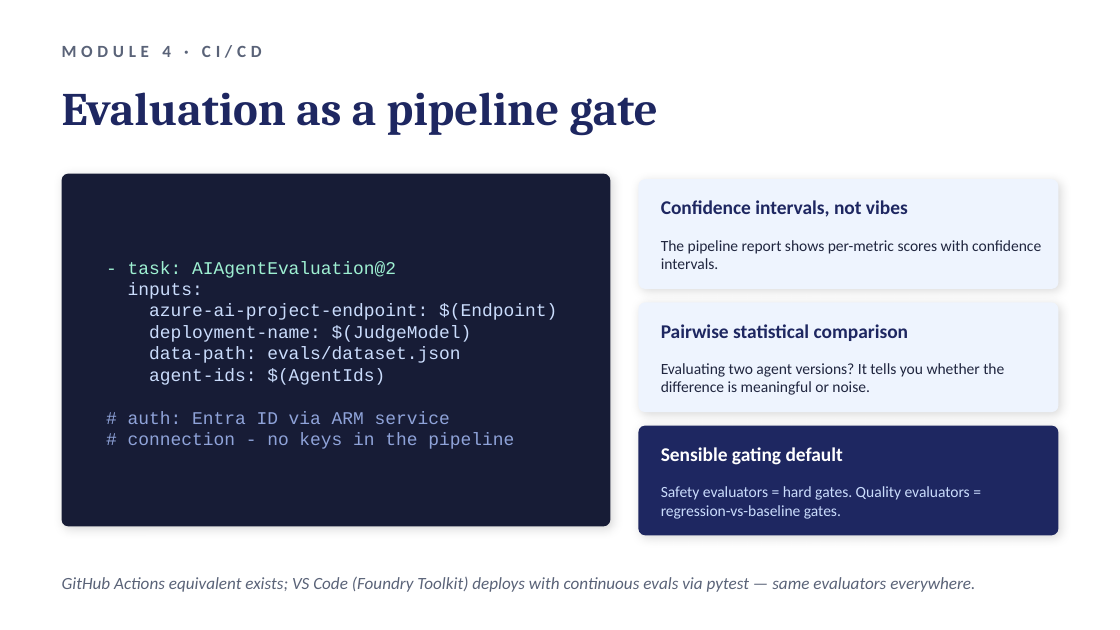
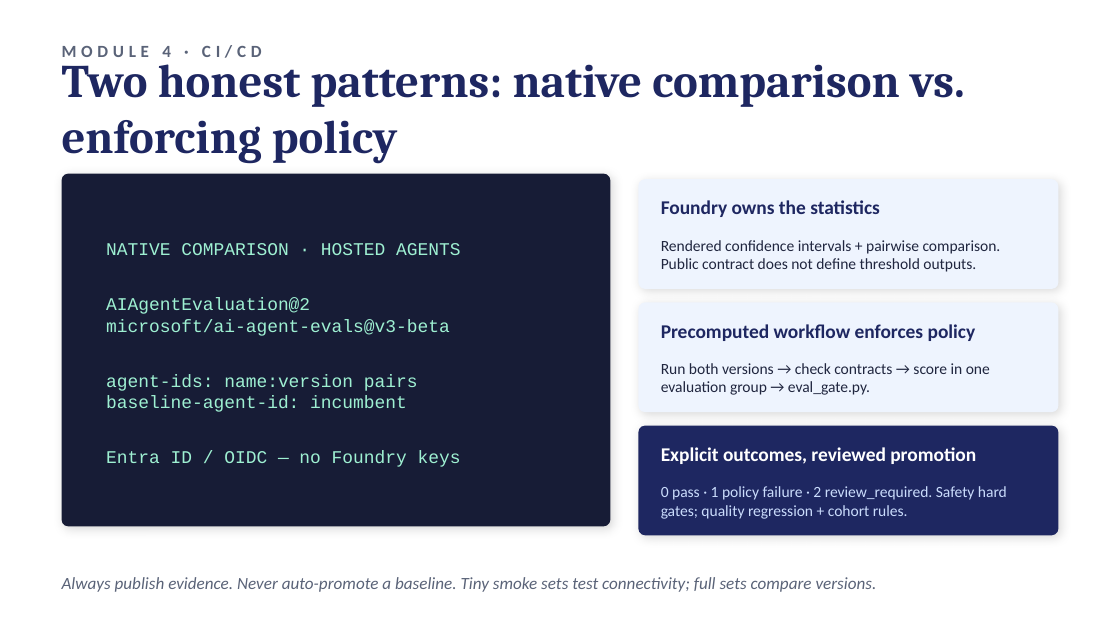
Before and after one commit to jplummer01/foundry-evaluations-workshop, a slide deck: slide 13 of slides/foundry-evals-workshop-deck.pptx. Drawn at 1120x630 pixels with LibreOffice and Linux fonts; fonts in the diff are those of the drawing. Boxes give left, top, right and bottom in pixels: in the first picture for what was removed or moved away, otherwise in the second. Text is boxed around its words. In the diff, an @@ line names an element or a change of style, - is before the commit and + after.

Commit message:
feat: bring model migration evaluation strategy to life
- export normalized Foundry evaluation artifacts and provenance
- add deterministic contract checks and offline promotion policies
- enhance datasets and CI comparison workflows
- document live smoke testing and migration lab workflows
- update workshop deck with evidence, gating, and migration guidance

```diff
--- a/slides/foundry-evals-workshop-deck.pptx
+++ b/slides/foundry-evals-workshop-deck.pptx
@@ text at <box>62,55,965,164</box>: text changed @@
-Evaluation as a pipeline gate
+Two honest patterns: native comparison vs. enforcing policy
@@ text at <box>661,200,880,217</box>: text changed @@
-Confidence intervals, not vibes
+Foundry owns the statistics
@@ text at <box>106,243,461,467</box>: text changed; text colour #CADCFC to #9EF0D2 @@
-- task: AIAgentEvaluation@2
-inputs:
-azure-ai-project-endpoint: $(Endpoint)
-deployment-name: $(JudgeModel)
-data-path: evals/dataset.json
-agent-ids: $(AgentIds)
-# auth: Entra ID via ARM service
-# connection - no keys in the pipeline
+NATIVE COMPARISON · HOSTED AGENTS
+AIAgentEvaluation@2
+microsoft/ai-agent-evals@v3-beta
+agent-ids: name:version pairs
+baseline-agent-id: incumbent
+Entra ID / OIDC — no Foundry keys
@@ text at <box>661,240,1001,272</box>: text changed @@
-The pipeline report shows per-metric scores with confidence intervals.
+Rendered confidence intervals + pairwise comparison. Public contract does not define threshold outputs.
@@ text at <box>661,324,976,341</box>: text changed @@
-Pairwise statistical comparison
+Precomputed workflow enforces policy
@@ text at <box>661,363,990,395</box>: text changed @@
-Evaluating two agent versions? It tells you whether the difference is meaningful or noise.
+Run both versions → check contracts → score in one evaluation group → eval_gate.py.
@@ text at <box>661,447,976,464</box>: text changed @@
-Sensible gating default
+Explicit outcomes, reviewed promotion
@@ text at <box>661,486,1007,519</box>: text changed @@
-Safety evaluators = hard gates. Quality evaluators = regression-vs-baseline gates.
+0 pass · 1 policy failure · 2 review_required. Safety hard gates; quality regression + cohort rules.
@@ text at <box>62,577,877,592</box>: text changed @@
-GitHub Actions equivalent exists; VS Code (Foundry Toolkit) deploys with continuous evals via pytest — same evaluators everywhere.
+Always publish evidence. Never auto-promote a baseline. Tiny smoke sets test connectivity; full sets compare versions.
```
Also in this commit, not shown: 4 other slides changed, 1 slide added.
